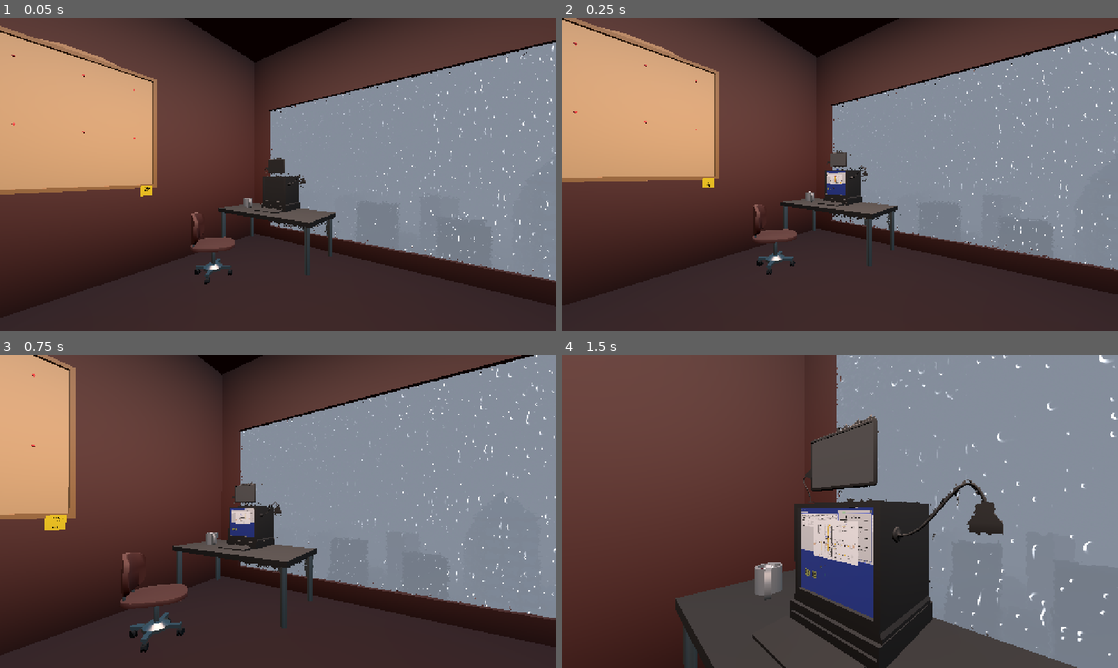
Above: before the commit, frames 1-4 (two rows, left to right).
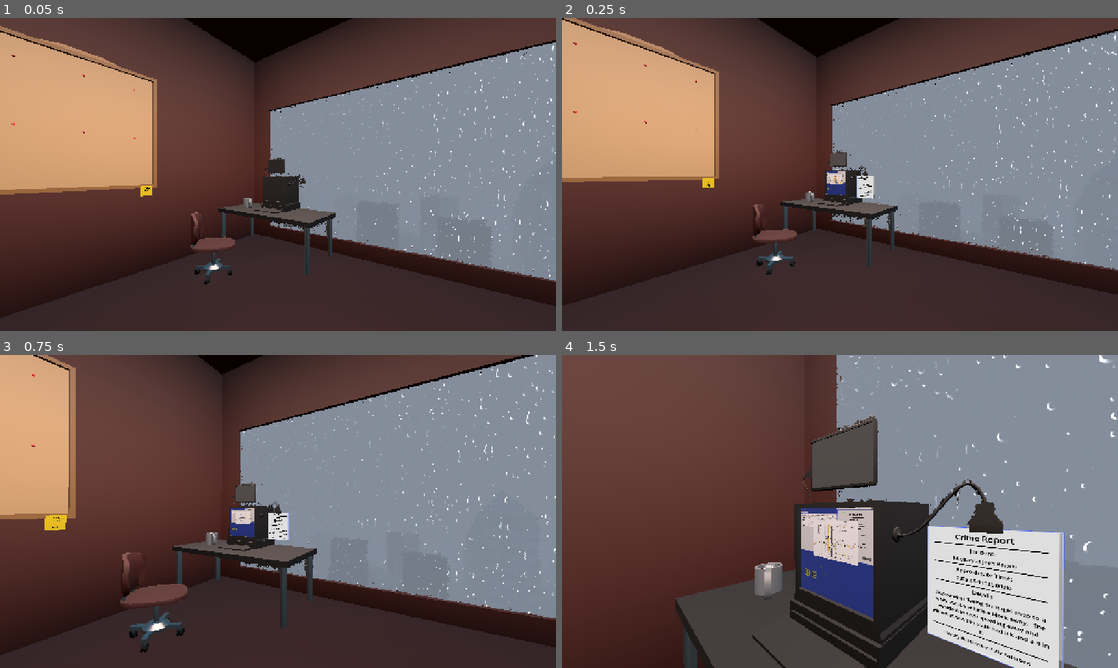
Above: after the commit, the same moments.

Repository: Ciph3rzer0/brackeys-2026.2-trust-no-one
Game: Godot game, scene res://scenes/city.tscn
Two runs of this game, one before a commit and one after it. Both use one fixed random seed, a clock stepped at 60 frames per second and the inputs below. The engine's default icon, where the game draws it, is replaced by a stand-in: a white triangle on a blue panel in a dark square. Sound files missing from this copy of the repository are replaced by a short silence.
Inputs (mouse positions are in pixels of both pictures, inside the frame that each line leads up to):
- Up to frame 1 (0.05 s): no input
- Up to frame 2 (0.25 s): no input
- Up to frame 3 (0.75 s): tap Enter at 0.5 s; move the mouse to (305, 511) at 0.52 s; hold W (pc_forward) from 0.53 s (still down); hold E (pc_interact) from 0.53 s (still down); click (305, 511) at 0.67 s
- Up to frame 4 (1.5 s): keep holding W (pc_forward); tap Space at 0.77 s; move the mouse to (812, 511) at 1.27 s; release E (pc_interact) at 1.28 s; tap Q at 1.35 s

Frame 1 is identical in both runs. In frame 2, 0.2% of the frame differs, in the area x 49-57%, y 48-58%; in frame 3, 0.3%; in frame 4, 10%, in the area x 49-91%, y 48-100%.
Error in both runs: Invalid assignment of property or key 'plate' with value of type 'String' on a base object of type 'Resource (Quest)'. (res://autoloads/quest_system.gd:19)

Commit message:
feat: physical CrimeReport3D

Diff:
--- a/scenes/city.tscn
+++ b/scenes/city.tscn
@@ -29,6 +29,7 @@
 [ext_resource type="PackedScene" uid="uid://du16kmshvbjc4" path="res://assets/models/city/blocks/warehouse.glb" id="22_7tlau"]
 [ext_resource type="PackedScene" uid="uid://c4d58q5fisj3k" path="res://assets/models/city/blocks/parkinggarage.glb" id="27_h3250"]
 [ext_resource type="PackedScene" uid="uid://b1ne8ii0gy8fm" path="res://assets/models/city/blocks/movietheater.glb" id="28_my70f"]
+[ext_resource type="PackedScene" uid="uid://ftwf4e85c8id" path="res://scenes/crime_report_3d.tscn" id="30_nmpot"]
 
 [sub_resource type="ProceduralSkyMaterial" id="ProceduralSkyMaterial_80iay"]
 sky_top_color = Color(0.17573944, 0.48172218, 0.64240384, 1)
@@ -4943,4 +4944,7 @@
 transform = Transform3D(1, 0, 0, 0, 1, 0, 0, 0, 1, 95.73678, -0.42648315, 54.593002)
 mesh = SubResource("PlaneMesh_h45xw")
 
+[node name="CrimeReport3D" parent="." unique_id=1714841704 instance=ExtResource("30_nmpot")]
+transform = Transform3D(-1, 0, 1.509958e-07, 0, 1, 0, -1.509958e-07, 0, -1, 66.15747, 57.56132, -132.1534)
+
 [editable path="Office"]
--- /dev/null
+++ b/scenes/crime_report_3d.tscn
@@ -0,0 +1,29 @@
+[gd_scene format=3 uid="uid://ftwf4e85c8id"]
+
+[ext_resource type="PackedScene" uid="uid://dukf0r3kv7h3u" path="res://ui/crime-report/crime_report.tscn" id="1_4sj6u"]
+[ext_resource type="Resource" uid="uid://mlx6hgu5bc7w" path="res://scripts/quests/first_quest.tres" id="2_m6e72"]
+
+[sub_resource type="ViewportTexture" id="ViewportTexture_uhg71"]
+viewport_path = NodePath("SubViewport")
+
+[sub_resource type="BoxShape3D" id="BoxShape3D_uhg71"]
+size = Vector3(0.5628418, 0.6633545, 0.02)
+
+[node name="CrimeReport3D" type="RigidBody3D" unique_id=890512404]
+gravity_scale = 0.0
+
+[node name="Sprite3D" type="Sprite3D" parent="." unique_id=277536913]
+transform = Transform3D(0.112, 0, 0, 0, 0.112, 0, 0, 0, 0.112, 0, 0, 0)
+offset = Vector2(0, -300)
+texture = SubResource("ViewportTexture_uhg71")
+
+[node name="CollisionShape3D" type="CollisionShape3D" parent="." unique_id=1345316213]
+transform = Transform3D(1, 0, 0, 0, 1, 0, 0, 0, 1, 0, -0.335315, 0)
+shape = SubResource("BoxShape3D_uhg71")
+
+[node name="SubViewport" type="SubViewport" parent="." unique_id=1504103522]
+size = Vector2i(512, 600)
+
+[node name="CrimeReport" parent="SubViewport" unique_id=1163959814 instance=ExtResource("1_4sj6u")]
+propagate_maximum_size = false
+quest = ExtResource("2_m6e72")
--- a/ui/crime-report/crime_report.tscn
+++ b/ui/crime-report/crime_report.tscn
@@ -10,6 +10,8 @@
 border_color = Color(0.8, 0.8, 0.8, 0)
 
 [node name="CrimeReport" type="PanelContainer" unique_id=1163959814]
+custom_minimum_size = Vector2(512, 600)
+custom_maximum_size = Vector2(512, 600)
 offset_right = 513.0
 offset_bottom = 620.0
 script = ExtResource("1_25t53")
